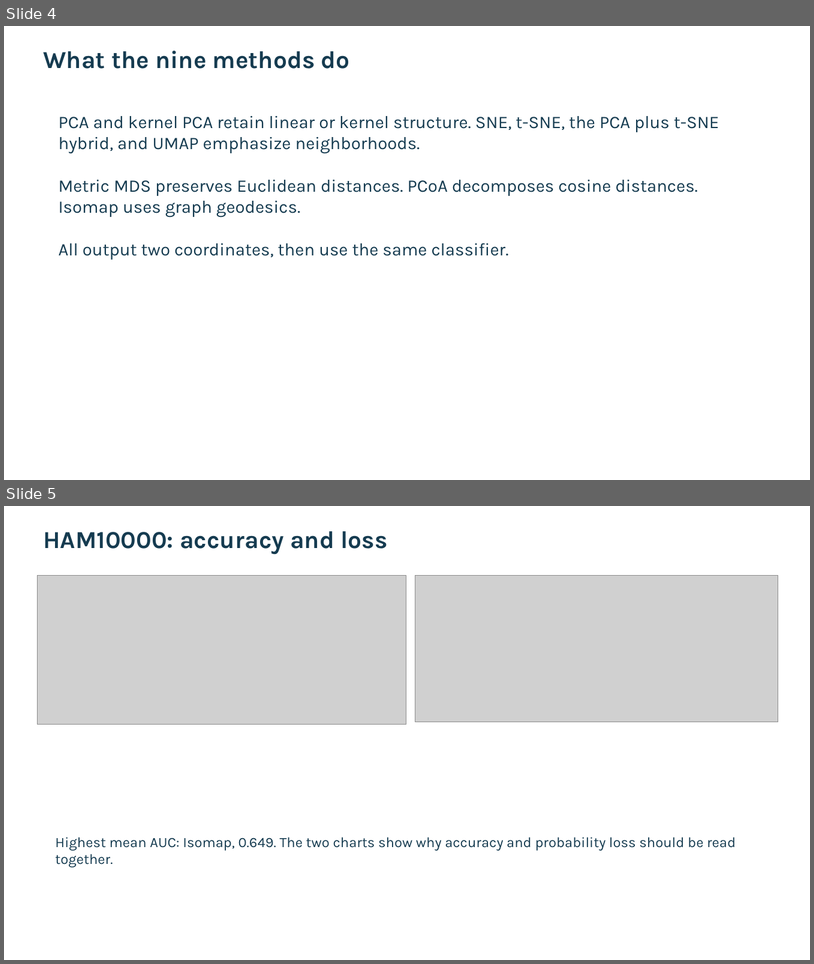
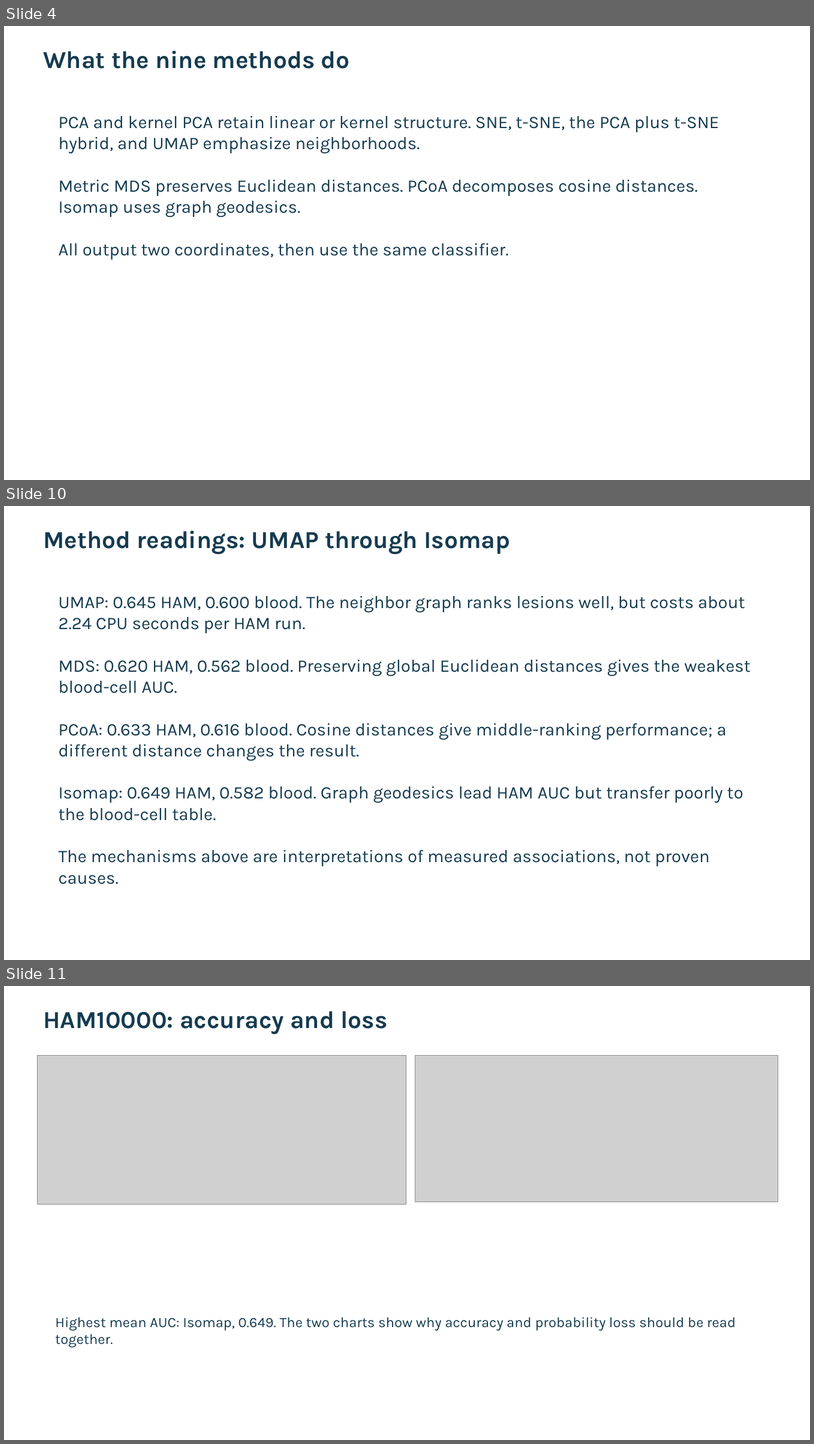
Before and after one commit to Gamila-Elfayoumi/comparing-classification-methods, a slide deck: deliverables/AML_presentation.pptx. Shown one above the other, each under a label of ours: slides 4 and 5 before the commit, slides 4, 10 and 11 after it; the slides between them are not shown. The pictures are 814x964 and 814x1444 pixels, drawn with LibreOffice and Linux fonts; fonts in the diff are those of the drawing; grey boxes stand for pictures. Boxes give left, top, right and bottom in pixels: in the first picture for what was removed or moved away, otherwise in the second. Text is boxed around its words. In the diff, an @@ line names an element or a change of style, - is before the commit and + after.

Commit message:
Expand method explanations and interpretation in research deliverables

```diff
--- a/deliverables/AML_presentation.pptx
+++ b/deliverables/AML_presentation.pptx
@@ slide 10 added at (x1=4, y1=506, x2=810, y2=960), background #FFFFFF @@
@@ text added at (x1=43, y1=531, x2=510, y2=555), 29 pt, text #153B50, bold @@
+Method readings: UMAP through Isomap
@@ text added at (x1=59, y1=595, x2=751, y2=884), 21 pt, text #153B50 @@
+UMAP: 0.645 HAM, 0.600 blood. The neighbor graph ranks lesions well, but costs about 2.24 CPU seconds per HAM run.
+MDS: 0.620 HAM, 0.562 blood. Preserving global Euclidean distances gives the weakest blood-cell AUC.
+PCoA: 0.633 HAM, 0.616 blood. Cosine distances give middle-ranking performance; a different distance changes the result.
+Isomap: 0.649 HAM, 0.582 blood. Graph geodesics lead HAM AUC but transfer poorly to the blood-cell table.
+The mechanisms above are interpretations of measured associations, not proven causes.
@@ what was slide 5 is now slide 11 @@
```
Also in this commit, not shown: 10 other slides added, 2 other files.
